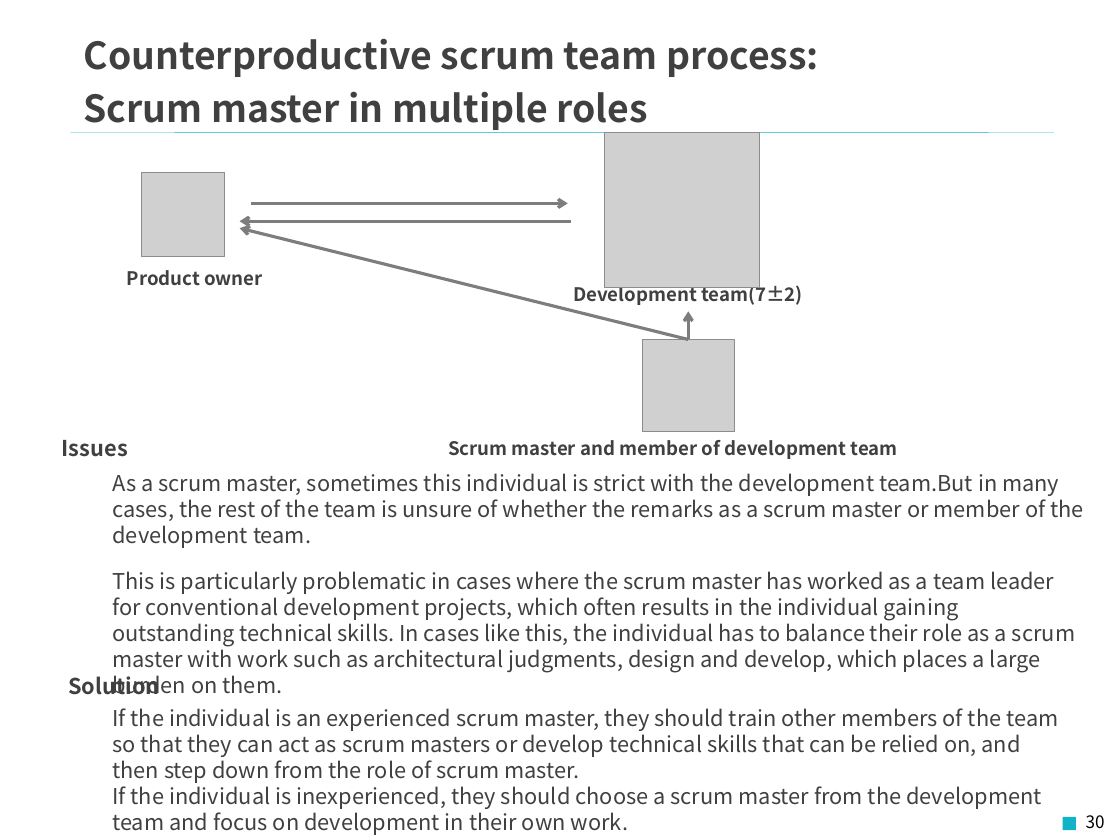
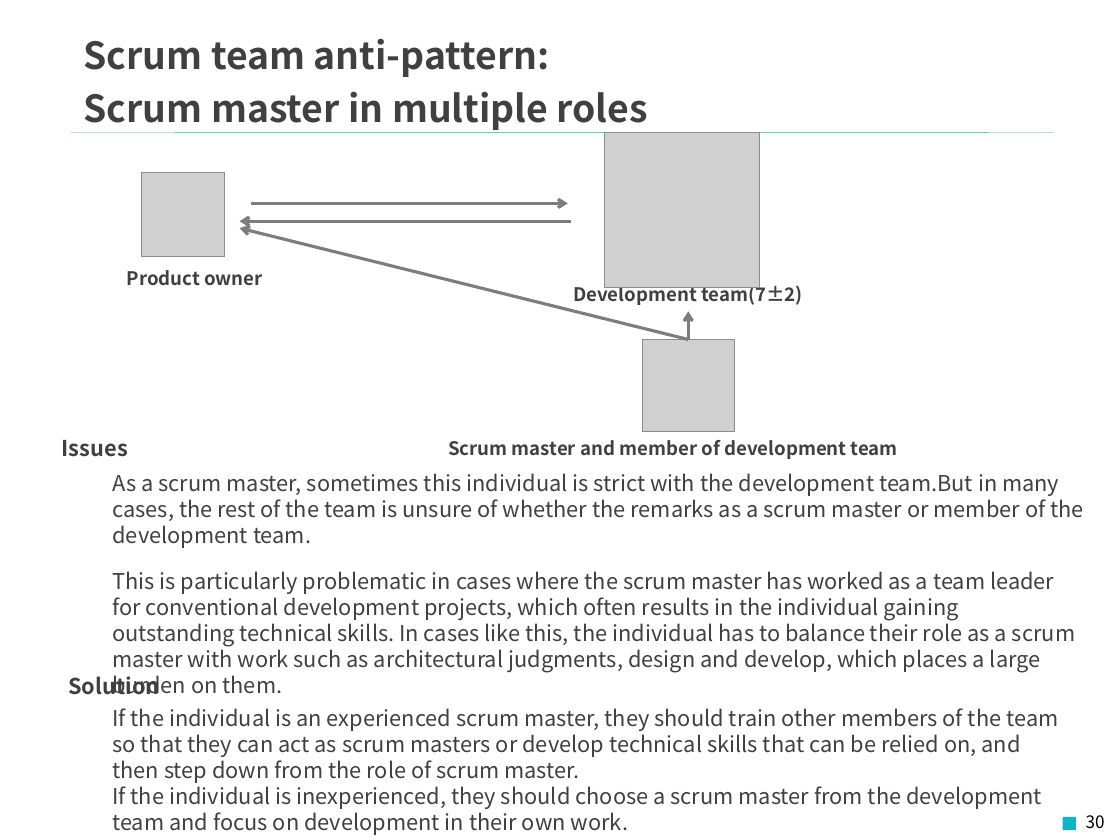
Before and after one commit to Fintan-contents/introduction-to-scrum, a slide deck: slide 30 of en/docs/Introduction_to_Scrum.pptx. Drawn at 1120x840 pixels with LibreOffice and Linux fonts; fonts in the diff are those of the drawing; grey boxes stand for pictures; background and template pictures are left out. Boxes give left, top, right and bottom in pixels: in the first picture for what was removed or moved away, otherwise in the second. Text is boxed around its words. In the diff, an @@ line names an element or a change of style, - is before the commit and + after.

```diff
--- a/en/docs/Introduction_to_Scrum.pptx
+++ b/en/docs/Introduction_to_Scrum.pptx
@@ text at <box>84,38,550,77</box>: text changed @@
-Counterproductive scrum team process:
+Scrum team anti-pattern:
```
Also in this commit, not shown: 22 other slides changed, 1 other file.
